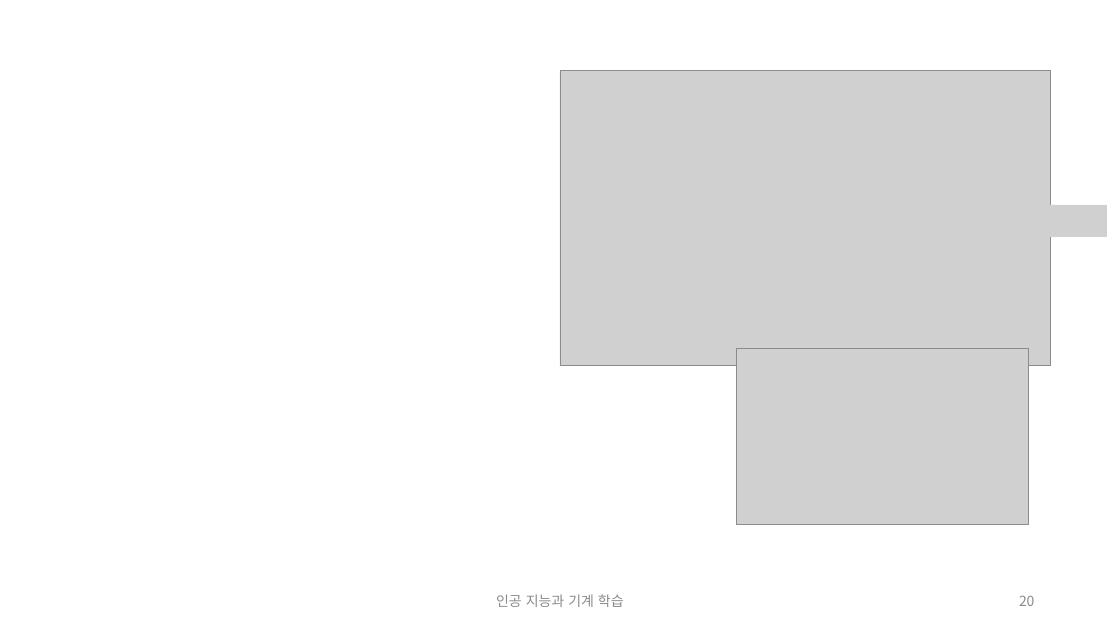
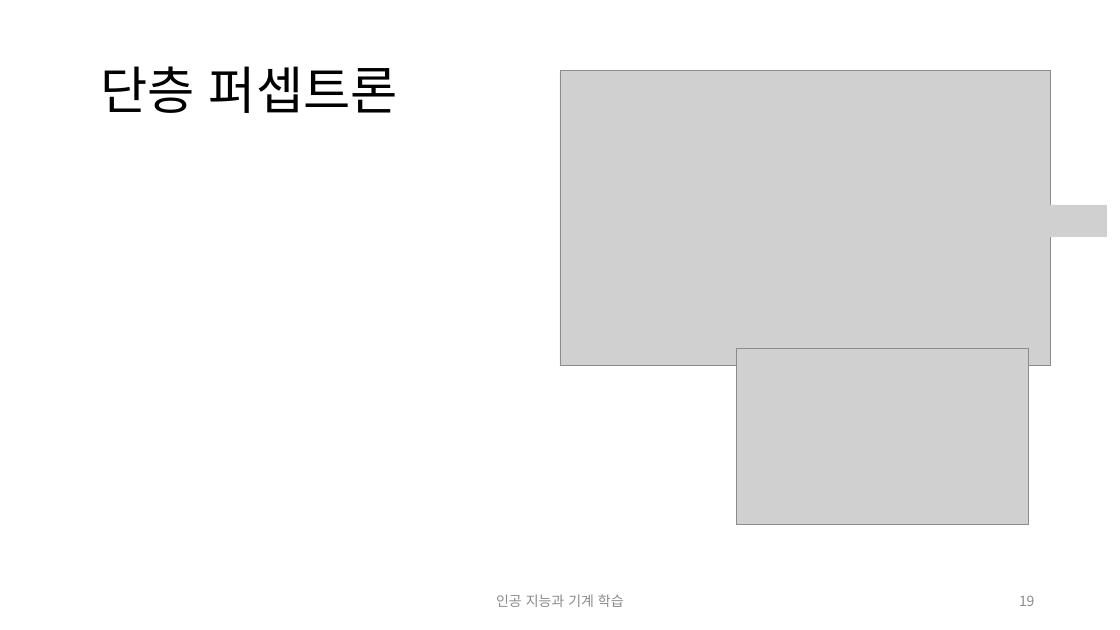
Before and after one commit to ggorr/MachineLearning, a slide deck: slide 19 of 인공 지능과 기계 학습.pptx (slide 20 before the commit). Drawn at 1120x630 pixels with LibreOffice and Linux fonts; fonts in the diff are those of the drawing; grey boxes stand for pictures. Boxes give left, top, right and bottom in pixels: in the first picture for what was removed or moved away, otherwise in the second. Text is boxed around its words. In the diff, an @@ line names an element or a change of style, - is before the commit and + after.

```diff
--- a/인공 지능과 기계 학습.pptx
+++ b/인공 지능과 기계 학습.pptx
@@ text added at <box>100,66,398,113</box>, 44 pt, text #000000 @@
+단층 퍼셉트론
@@ page number at <box>1019,596,1035,606</box>: text changed @@
-20
+19
```
Also in this commit, not shown: 14 other slides changed.
